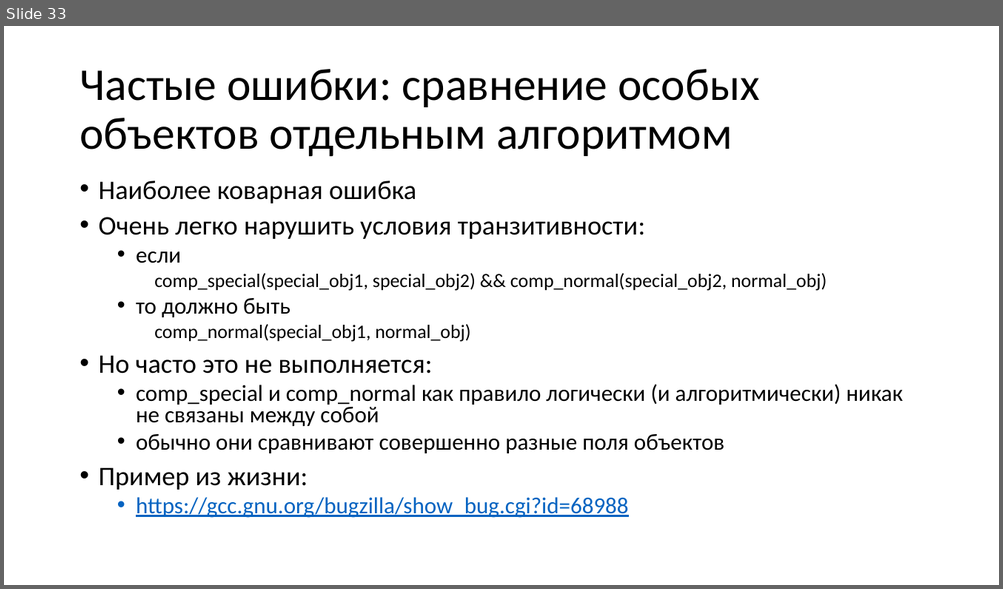
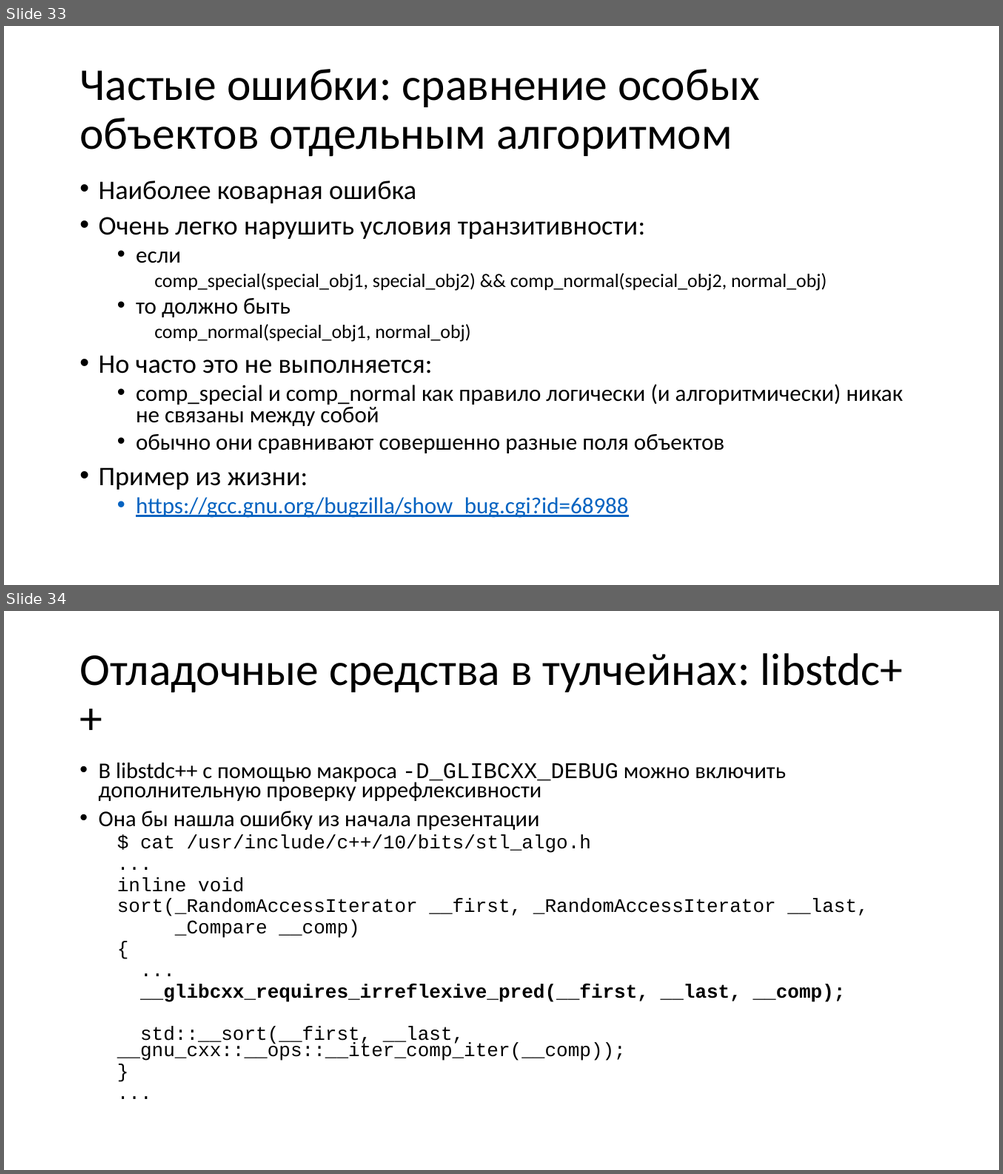
Before and after one commit to yugr/CppRussia, a slide deck: 2023/RU.pptx. Shown one above the other, each under a label of ours: slide 33 before the commit, slides 33 and 34 after it. The pictures are 1003x589 and 1003x1174 pixels, drawn with LibreOffice and Linux fonts; fonts in the diff are those of the drawing. Boxes give left, top, right and bottom in pixels: in the first picture for what was removed or moved away, otherwise in the second. Text is boxed around its words. In the diff, an @@ line names an element or a change of style, - is before the commit and + after.

```diff
--- a/2023/RU.pptx
+++ b/2023/RU.pptx
@@ slide 34 added at (4, 611, 999, 1170), background #FFFFFF @@
@@ title added at (79, 653, 903, 692), 44 pt, text #000000 @@
+Отладочные средства в тулчейнах: libstdc++
@@ text added at (99, 763, 868, 1061), 18.6 pt, text #000000 @@
+• В libstdc++ с помощью макроса -D_GLIBCXX_DEBUG можно включить дополнительную проверку иррефлексивности
+• Она бы нашла ошибку из начала презентации
+  $ cat /usr/include/c++/10/bits/stl_algo.h
+  ...
+  inline void
+  sort(_RandomAccessIterator __first, _RandomAccessIterator __last,
+  _Compare __comp)
+  {
+  ...
+  __glibcxx_requires_irreflexive_pred(__first, __last, __comp);
+  std::__sort(__first, __last, __gnu_cxx::__ops::__iter_comp_iter(__comp));
+  }
+  ...
```
Also in this commit, not shown: 1 slide changed, 10 other slides added, 1 other file.
